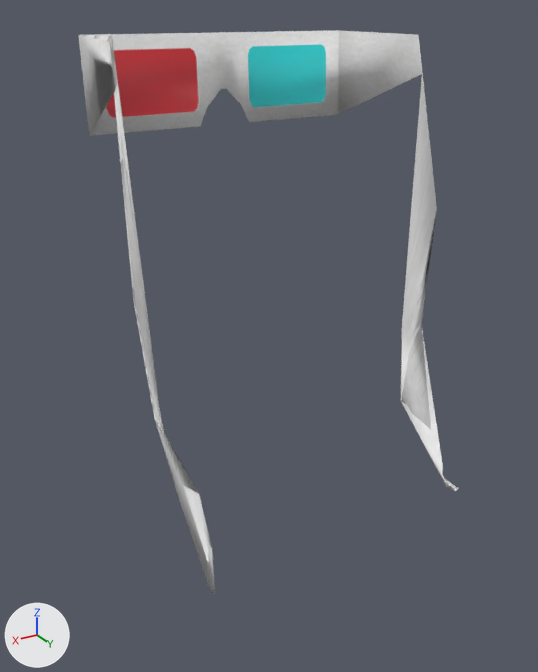
The glTF model public/models/makehuman/acc/fem/lentes3d.gltf: old version first, new version second.
The view is the same before and after, from a 50 mm lens placed at (0.166, 0.174, 1.505), pointed at (0.009, -0.087, 1.374). Every picture has the same lights, and +X, +Y and +Z are marked at lower left. The picture after the commit comes second. Both versions are drawn at full value of the shape key 'a_orejasCaidas' of 'fem_acc_lentes3d'; the numbers are the values there.

The older version as bpy lines, for what is in view:
```python
mat_acc_lentes3d = principled_material('Acc_lentes3d')
mat_acc_lentes3d.texture = img_acc_lentes3d  # with its transparency
me_3dglasses_006 = bpy.data.meshes.new('3dglasses.006')
me_3dglasses_006.from_pydata(...)  # 72 vertices, 140 faces; spans x -0.076..0.074, y -0.142..-0.029, z 1.294..1.499
me_3dglasses_006.materials.append(mat_acc_lentes3d)  # picture img_acc_lentes3d
ob_fem_acc_lentes3d = bpy.data.objects.new('fem_acc_lentes3d', me_3dglasses_006)
ob_fem_acc_lentes3d.location = (0.0, 0.0, 0.0)
```
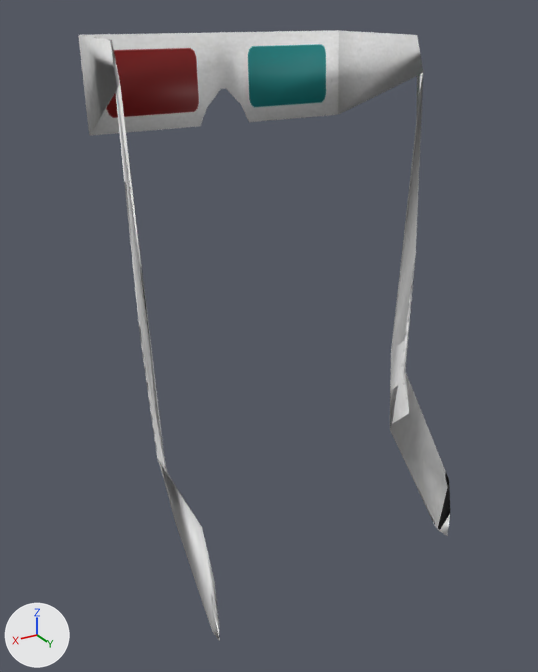
The change, as a list of edits to the scene's bpy script:
```text
Change mat_acc_lentes3d:
    mat_acc_lentes3d.texture: img_acc_lentes3d -> img_acc_lentes3d  # with its transparency -> not seen
Change me_3dglasses_006:
    used by ob_fem_acc_lentes3d; location = (0.0, 0.0, 0.0)
    remove me_3dglasses_006.from_pydata(...)  # 72 vertices, 140 faces; spans x -0.076..0.074, y -0.142..-0.029, z 1.294..1.499
    add me_3dglasses_006.from_pydata(...)  # 72 vertices, 140 faces; spans x -0.072..0.072, y -0.142..-0.029, z 1.268..1.498
    me_3dglasses_006 part 1: 19 of 72 vertices moved; they spanned x 0.063..0.074, y -0.091..-0.029, z 1.294..1.499 and now span x 0.062..0.072, y -0.09..-0.029, z 1.268..1.497; mean shift (-0.002, -0.002, -0.018); largest move (0.068, -0.03, 1.322) -> (0.067, -0.034, 1.291)
    me_3dglasses_006 part 2: 18 of 72 vertices moved; they spanned x -0.076..-0.062, y -0.092..-0.035, z 1.294..1.497 and now span x -0.072..-0.061, y -0.093..-0.037, z 1.268..1.496; mean shift (0.001, -0.003, -0.019); largest move (-0.066, -0.035, 1.298) -> (-0.064, -0.043, 1.269)
```

Boxes [x1, y1, x2, y2] around the edits, measured in the pictures (538 x 672 px; the box of a moved part takes in the faces that stretch with it):
'fem_acc_lentes3d', surface changed, reshaped (8% taller): before [78, 30, 459, 594]; after [78, 30, 451, 641]
part 1 of me_3dglasses_006, moved or reshaped: before [78, 35, 215, 594]; after [78, 35, 220, 641]
part 2 of me_3dglasses_006, moved or reshaped: before [339, 31, 459, 491]; after [339, 36, 451, 536]
